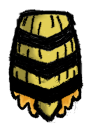
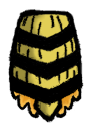
Comparing the layer stacks of the two 92x128 images. Changes:
painted on "Layer" over [14, 10, 78, 124]
painted on "Layer #1" over [14, 13, 78, 116]
